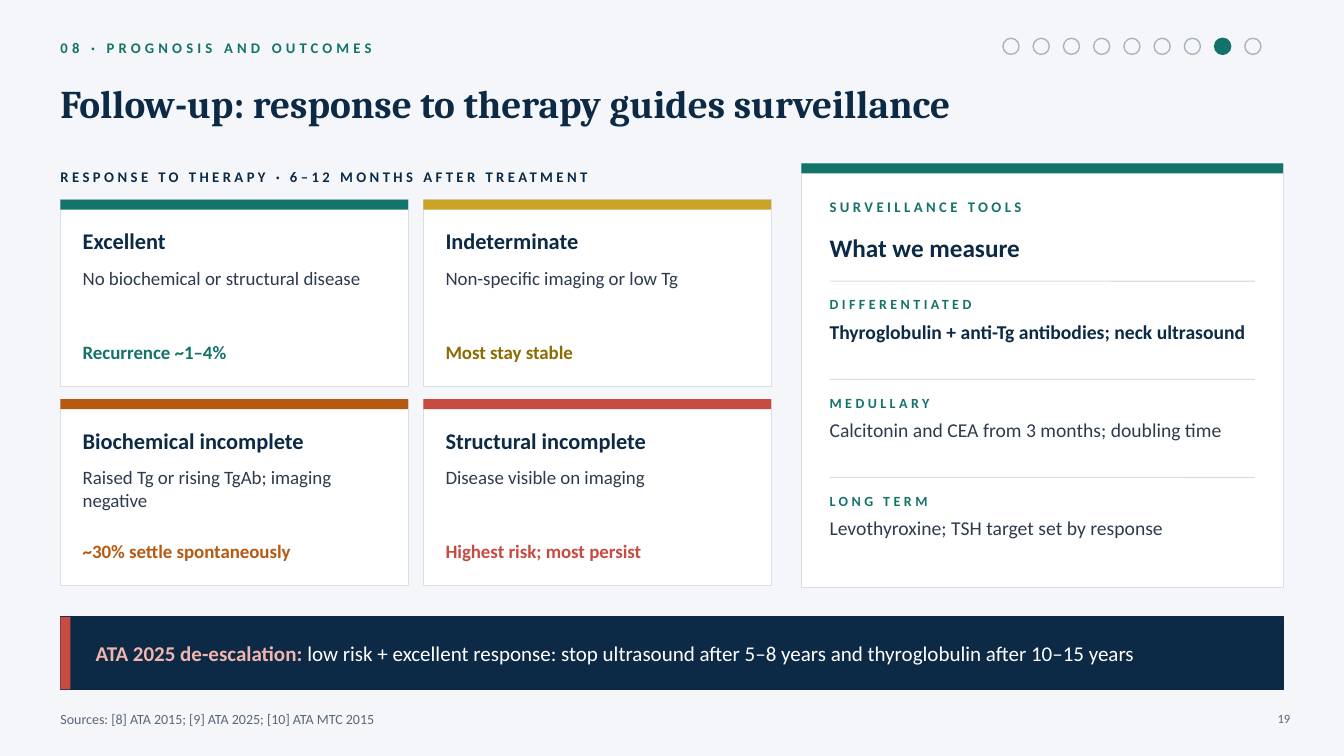
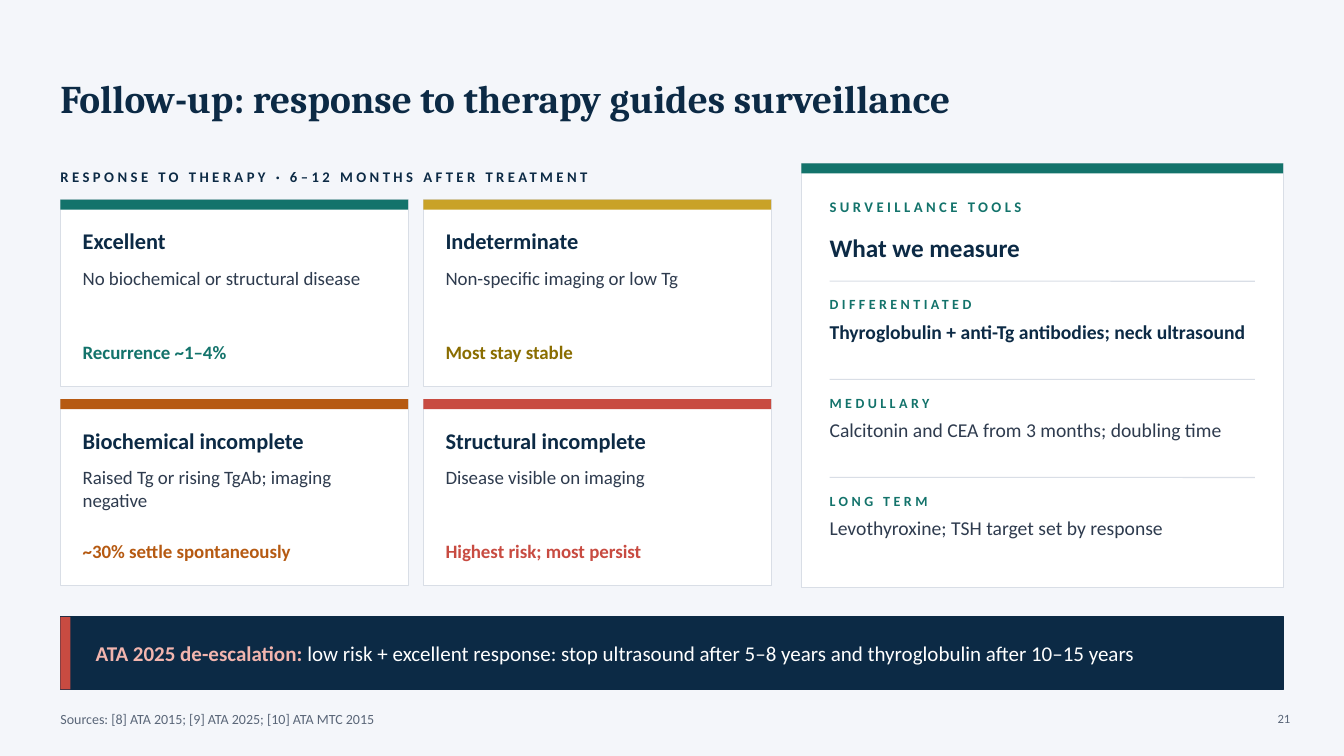
Before and after one commit to Anmo0/Claude-Code-Cloud-, a slide deck: slide 21 of thyroid-seminar/Thyroid_Tumors_Seminar.pptx (slide 19 before the commit). Drawn at 1344x756 pixels with LibreOffice and Linux fonts; fonts in the diff are those of the drawing. Boxes give left, top, right and bottom in pixels: in the first picture for what was removed or moved away, otherwise in the second. Text is boxed around its words. In the diff, an @@ line names an element or a change of style, - is before the commit and + after.

```diff
--- a/thyroid-seminar/Thyroid_Tumors_Seminar.pptx
+++ b/thyroid-seminar/Thyroid_Tumors_Seminar.pptx
@@ title "Follow-up: response to therapy guides ...": place and size @@
-title "Follow-up: response to therapy guides ..." at bbox=[60, 90, 950, 127]
+title "Follow-up: response to therapy guides ..." at bbox=[60, 85, 950, 122]
@@ text removed at bbox=[60, 43, 372, 53] @@
-08 · PROGNOSIS AND OUTCOMES
@@ ellipse removed at bbox=[1003, 38, 1019, 54] @@
@@ ellipse removed at bbox=[1033, 38, 1050, 54] @@
@@ ellipse removed at bbox=[1064, 38, 1080, 54] @@
@@ ellipse removed at bbox=[1094, 38, 1110, 54] @@
@@ ellipse removed at bbox=[1124, 38, 1140, 54] @@
@@ ellipse removed at bbox=[1154, 38, 1171, 54] @@
@@ ellipse removed at bbox=[1185, 38, 1201, 54] @@
@@ ellipse removed at bbox=[1215, 38, 1231, 54] @@
@@ ellipse removed at bbox=[1245, 38, 1261, 54] @@
@@ page number at bbox=[1278, 715, 1291, 723]: text changed @@
-19
+21
```
Also in this commit, not shown: 13 other slides changed, 13 slides added, 10 slides removed, 4 other files.
